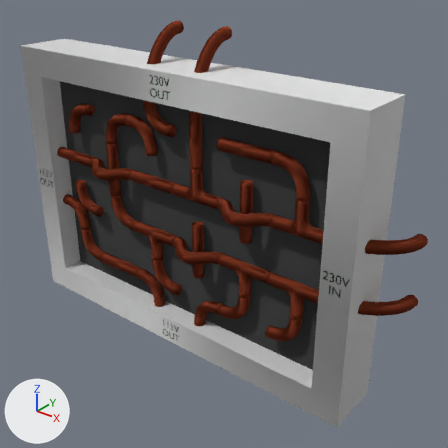
Renders of the Blender file Frontend/GaMR/Assets/Models/lost_in_space/electric_components.blend from each side of a commit.
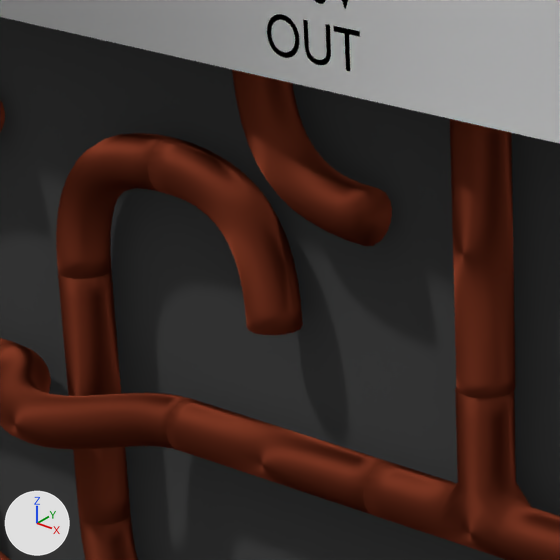
There are two pictures of each version: one whole from a 50 mm camera at (1.671, -1.819, 1.13) aimed at (0.153, 0.078, -0.046), one close up on the part from 21% to 47% of the width and 19% to 46% of the height. Every picture has the same lights, and +X, +Y and +Z are marked at lower left.

In view in the first close-up: 'breadboard', 'corner.001', 'corner.007', 'corner.008', 'cross.003', 'invertedX', 'invertedX.002', 'straight.001', 'straight.002', 'straight.003', 'tcurve.001', 'tcurve.005'.
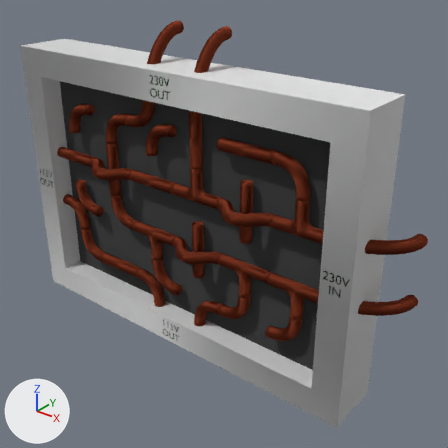
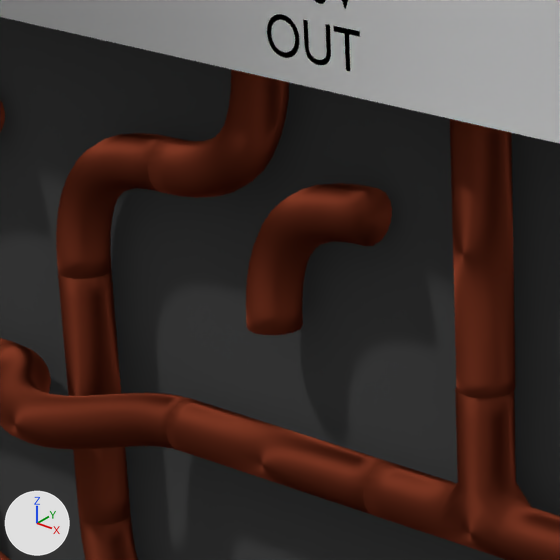
Boxes (x1, y1, x2, y2) around the edits, measured in the close-ups (560 x 560 px):
'invertedX.002', turned: (148, 60, 407, 345) in both

Edits to the bpy script that builds the scene:
```text
Change ob_invertedx_002:
    ob_invertedx_002.rotation_euler: (1.571, 0.0, 0.0) -> (1.571, 1.571, 0.0)  # degrees (90, 0, 0) -> degrees (90, 90, 0)
```
